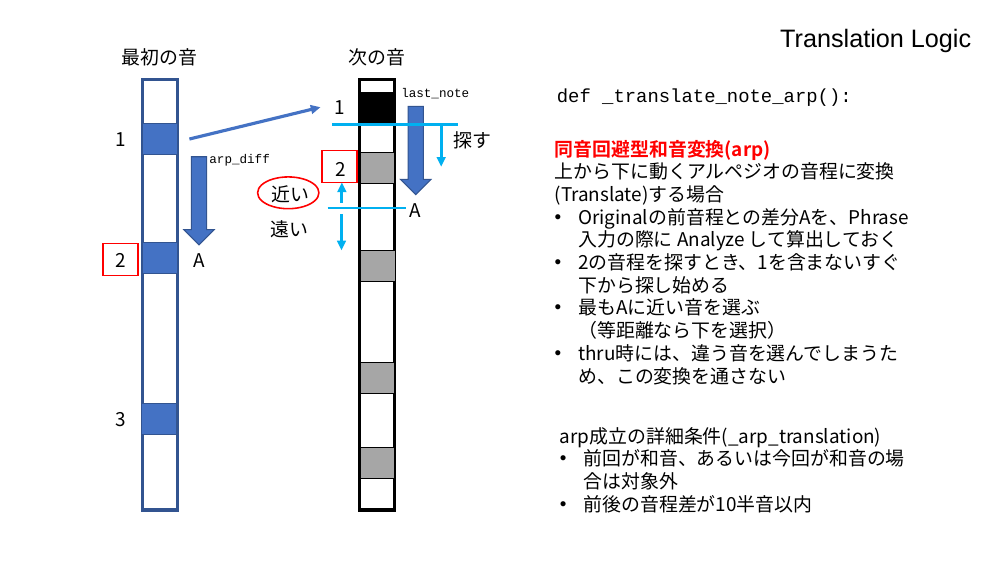
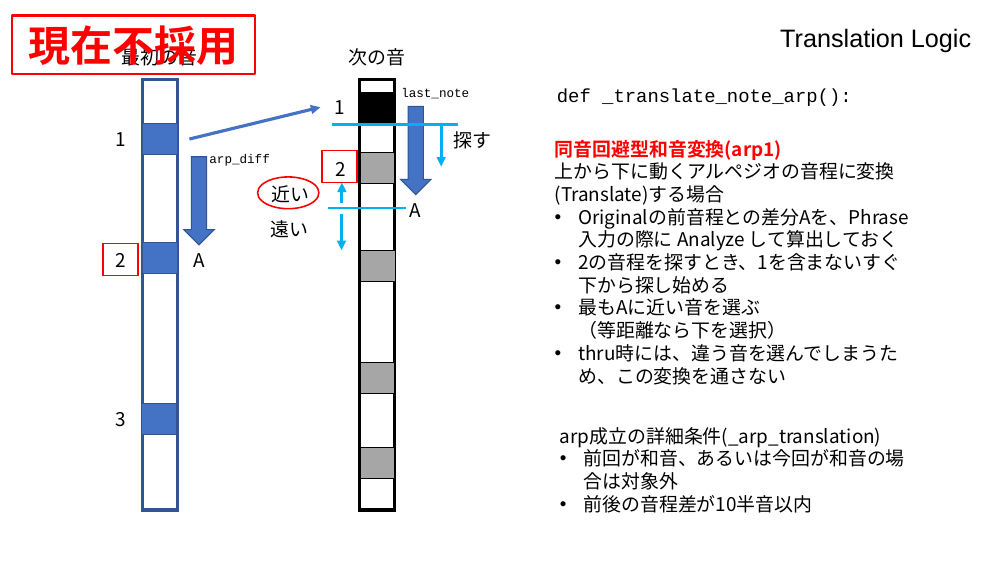
Before and after one commit to hasebems/Loopian_Rust, a slide deck: slide 11 of doc/design.pptx. Drawn at 1008x567 pixels with LibreOffice and Linux fonts; fonts in the diff are those of the drawing. Boxes give left, top, right and bottom in pixels: in the first picture for what was removed or moved away, otherwise in the second. Text is boxed around its words. In the diff, an @@ line names an element or a change of style, - is before the commit and + after.

Commit message:
同音回避型のロジックを新しい方法に変更

```diff
--- a/doc/design.pptx
+++ b/doc/design.pptx
@@ rectangle added at [12, 16, 255, 74], outline #FF0000 2.25 pt, 40 pt, text #FF0000, bold @@
+現在不採用
@@ text at [555, 140, 895, 205]: text changed @@
-同音回避型和音変換(arp)
-上から下に動くアルペジオの音程に変換(Translate)する場合
+同音回避型和音変換(arp1)
+上から下に動くアルペジオの音程に変換(Translate)する場合
```
Also in this commit, not shown: 3 other slides changed, 1 slide added, 1 other file.
